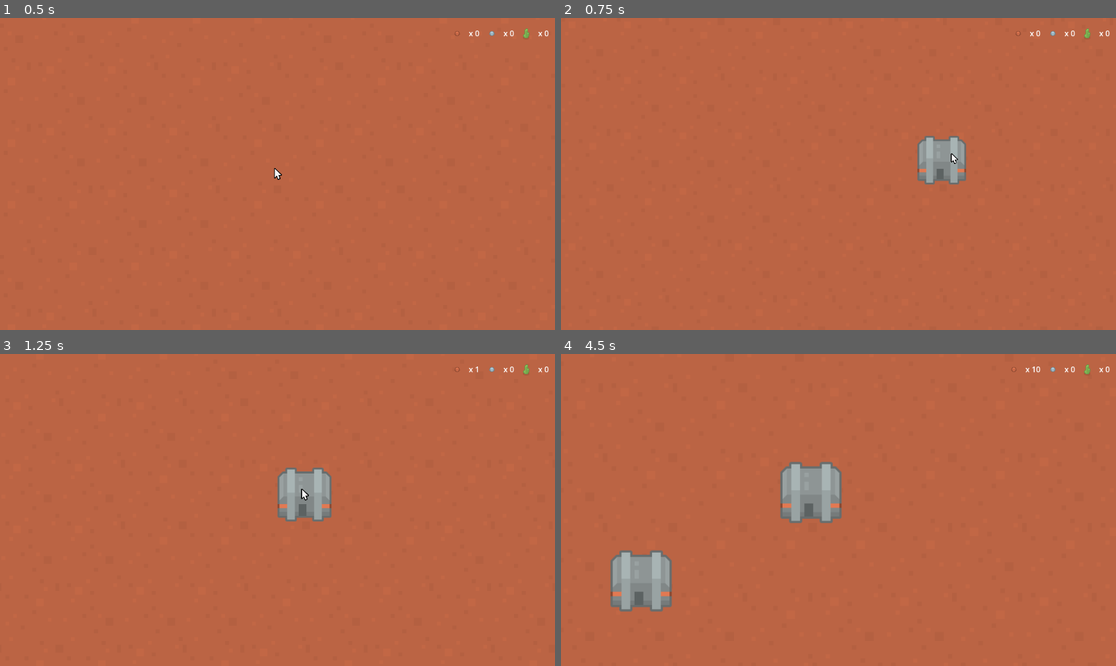
Above: before the commit, frames 1-4 (two rows, left to right).
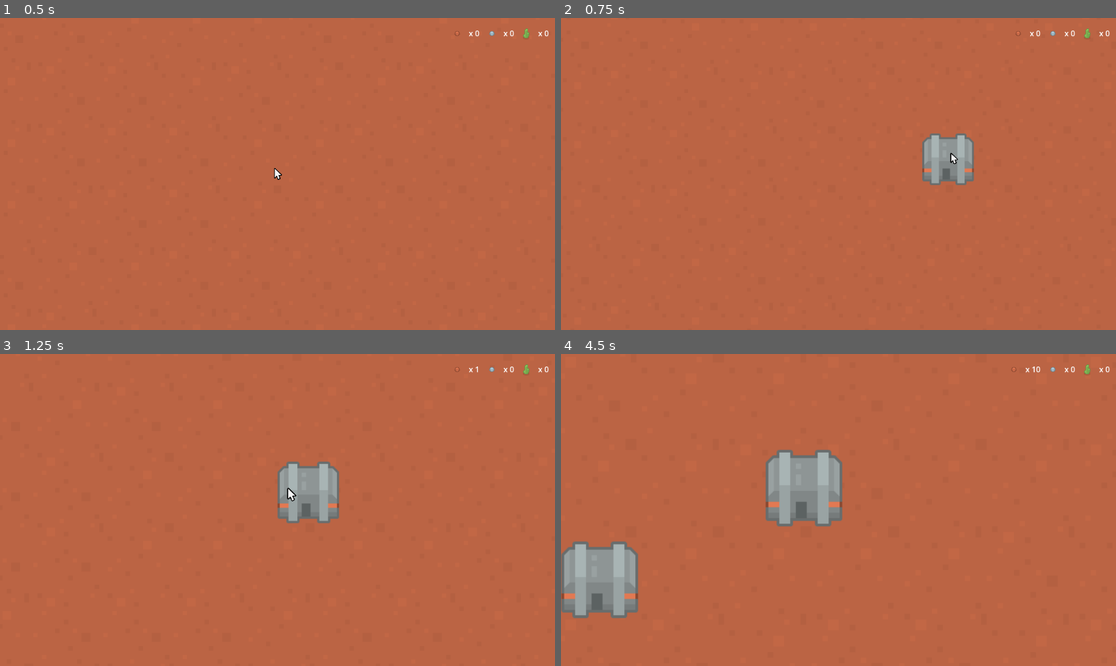
Above: after the commit, the same moments.

Repository: AlekseiRamirov/BuilderDefender2D
Game: Godot game, scene res://BuilderDefender2D/Scenes/main_scene.tscn
Same seed, same stepped clock (60 frames per second), same inputs: the game is played once before the commit and once after it.
Inputs (mouse positions are in pixels of both pictures, inside the frame that each line leads up to):
- Up to frame 1 (0.5 s): no input
- Up to frame 2 (0.75 s): tap Enter (ui_accept) at 0.5 s; move the mouse to (960, 158) at 0.52 s; hold D (Right) from 0.53 s (still down); tap Mouse wheel down (Wheel Down) at 0.6 s; click (960, 158) at 0.67 s
- Up to frame 3 (1.25 s): keep holding D (Right); tap Enter (ui_accept) at 0.77 s; tap Mouse wheel up (Wheel Up) at 0.8 s
- Up to frame 4 (4.5 s): move the mouse to (727, 525) at 1.27 s; release D (Right) at 1.28 s; hold S (Down) 1.28-2.03 s; tap Mouse wheel up (Wheel Up) at 1.35, 2.3, 2.85, 3.8 s; tap Enter (ui_accept) at 1.52, 3.02, 3.77 s; tap Mouse wheel down (Wheel Down) at 1.55, 2.1, 3.05 s; move the mouse to (894, 441) at 2.02 s; hold D (Right) 2.03-2.78 s; move the mouse to (810, 572) at 2.77 s; hold W (Up) 2.78-3.53 s; click (810, 572) at 2.92 s; move the mouse to (1005, 556) at 3.52 s; hold A (Left) from 3.53 s (still down); tap 1 at 3.6 s; move the mouse to (672, 463) at 4.27 s; tap 2 at 4.35 s

Frame 1 is identical in both runs. In frame 2, 1.1% of the frame differs, in the area x 64-75%, y 36-54%; in frame 3, 1.0%; in frame 4, 5.7%, in the area x 0-51%, y 30-85%.

Commit message:
Improve camera zoom

Diff:
--- a/BuilderDefender2D/Scenes/main_scene.tscn
+++ b/BuilderDefender2D/Scenes/main_scene.tscn
@@ -61,7 +61,7 @@
 phantomCamera = NodePath("../PhantomCamera2D")
 followObject = NodePath("../FollowObjectCam")
 speed_movement = 400.0
-multiplier_zoom = 8.0
+multiplier_zoom = 12.0
 
 [node name="UI" type="CanvasLayer" parent="."]
 
--- a/BuilderDefender2D/Scripts/camera_manager.gd
+++ b/BuilderDefender2D/Scripts/camera_manager.gd
@@ -26,6 +26,9 @@
 
 func zoom_camera(in_zoom: Vector2, in_delta) -> void:
 	camera_zoom = phantomCamera.get_zoom()
-	var calculated_zoom: Vector2 = camera_zoom + (in_zoom * multiplier_zoom * in_delta)
+	var target_zoom: Vector2 = camera_zoom
+	var calculated_zoom: Vector2 = target_zoom + in_zoom
 	var clamped_zoom: Vector2 = clamp(calculated_zoom, Vector2(0.7, 0.7), Vector2(2.0, 2.0))
-	phantomCamera.set_zoom(clamped_zoom)
+
+	camera_zoom = lerp(camera_zoom, clamped_zoom, in_delta * multiplier_zoom)
+	phantomCamera.set_zoom(camera_zoom)
